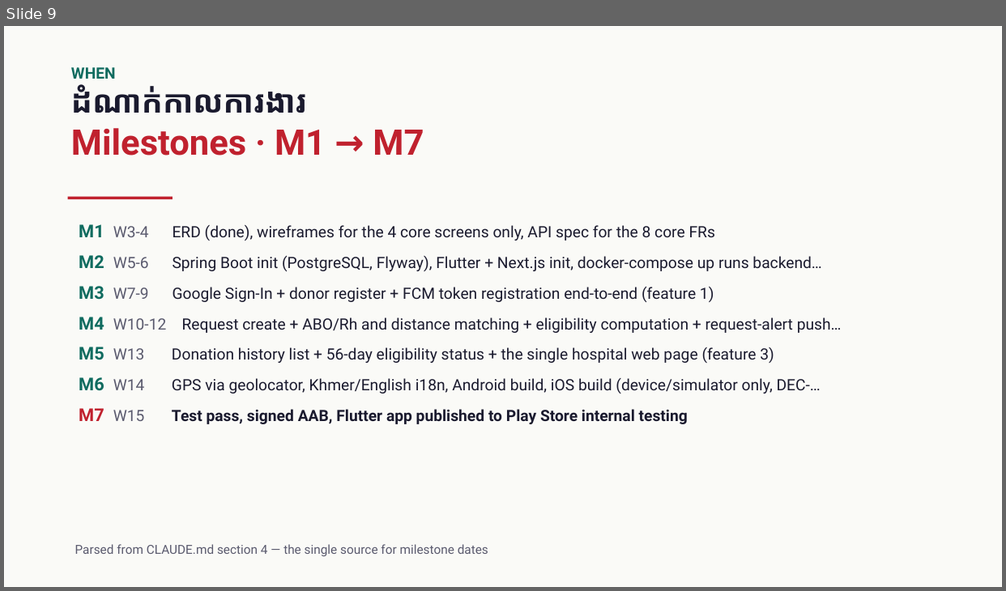
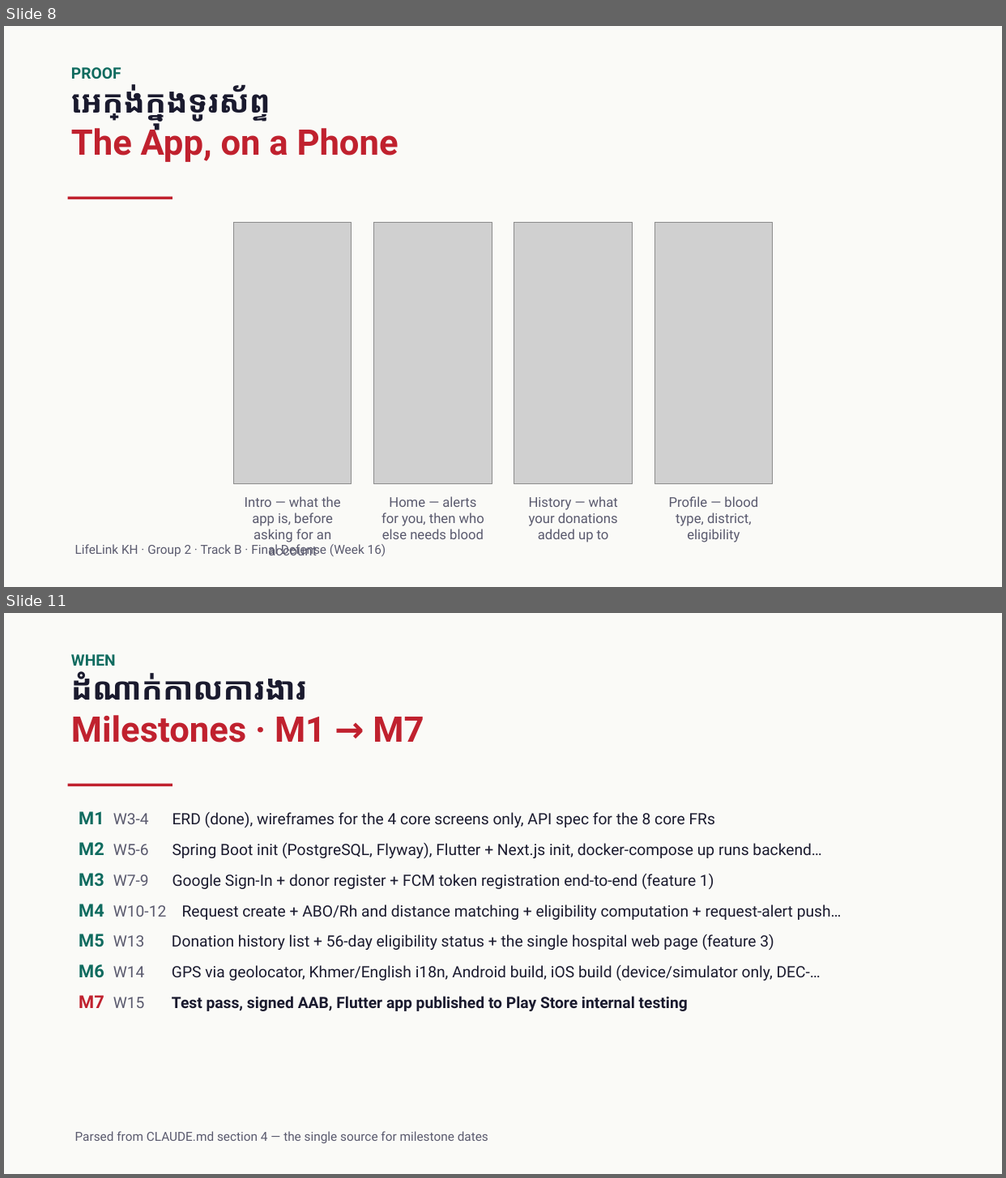
Before and after one commit to NemSothea/LifeLinkKh, a slide deck: docs/po/presentations/LifeLinkKH-v2.pptx. Shown one above the other, each under a label of ours: slide 9 before the commit, slides 8 and 11 after it; the slides between them are not shown. The pictures are 1006x591 and 1006x1178 pixels, drawn with LibreOffice and Linux fonts; fonts in the diff are those of the drawing; grey boxes stand for pictures. Boxes give left, top, right and bottom in pixels: in the first picture for what was removed or moved away, otherwise in the second. Text is boxed around its words. In the diff, an @@ line names an element or a change of style, - is before the commit and + after.

```diff
--- a/docs/po/presentations/LifeLinkKH-v2.pptx
+++ b/docs/po/presentations/LifeLinkKH-v2.pptx
@@ slide 8 added at [4, 26, 1002, 587], background #FAFAF7 @@
@@ text added at [71, 67, 398, 162], 30 pt, text #1A1A2E, bold @@
+PROOF
+អេក្រង់ក្នុងទូរស័ព្ទ
+The App, on a Phone
@@ rectangle added at [68, 197, 172, 199], fill #C0212E @@
@@ picture added at [234, 222, 351, 484] @@
@@ picture added at [374, 222, 492, 484] @@
@@ picture added at [514, 222, 632, 484] @@
@@ picture added at [654, 222, 772, 484] @@
@@ text added at [245, 497, 340, 556], 13 pt, text #5A5A6E @@
+Intro — what the app is, before asking for an account
@@ text added at [381, 497, 484, 540], 13 pt, text #5A5A6E @@
+Home — alerts for you, then who else needs blood
@@ text added at [529, 497, 618, 543], 13 pt, text #5A5A6E @@
+History — what your donations added up to
@@ text added at [669, 497, 758, 543], 13 pt, text #5A5A6E @@
+Profile — blood type, district, eligibility
@@ text added at [75, 544, 386, 557], 12 pt, text #5A5A6E @@
+LifeLink KH · Group 2 · Track B · Final Defense (Week 16)
@@ what was slide 9 is now slide 11 @@
```
Also in this commit, not shown: 12 slides changed, 1 other slide added, 2 other files.
